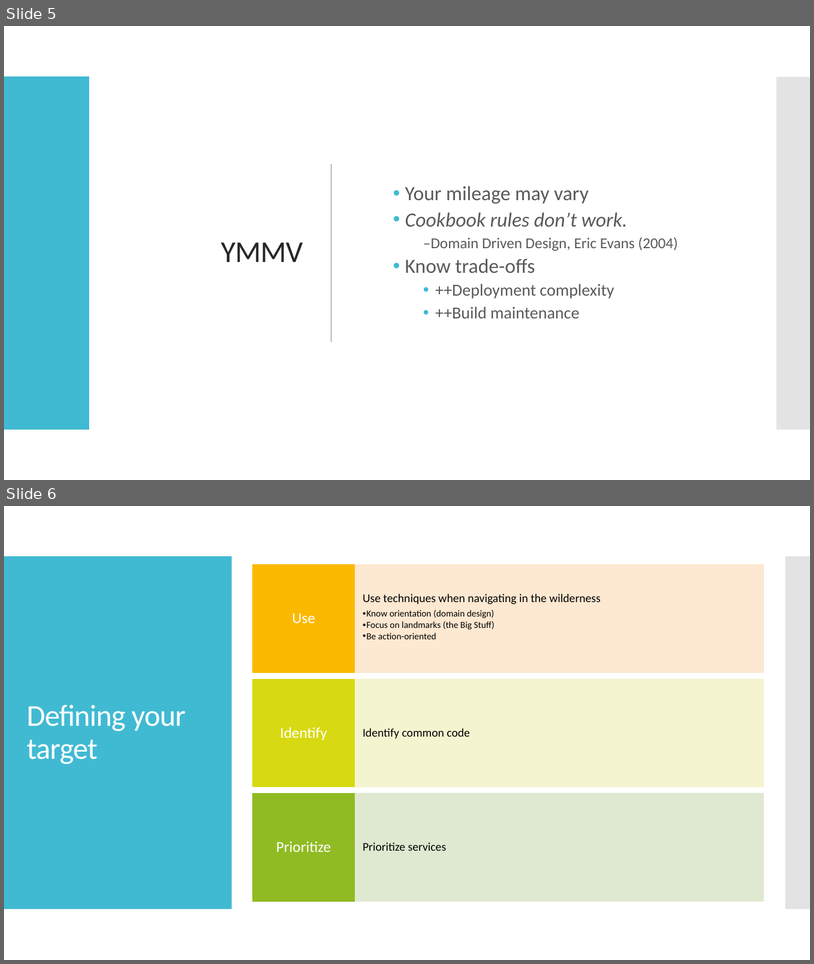
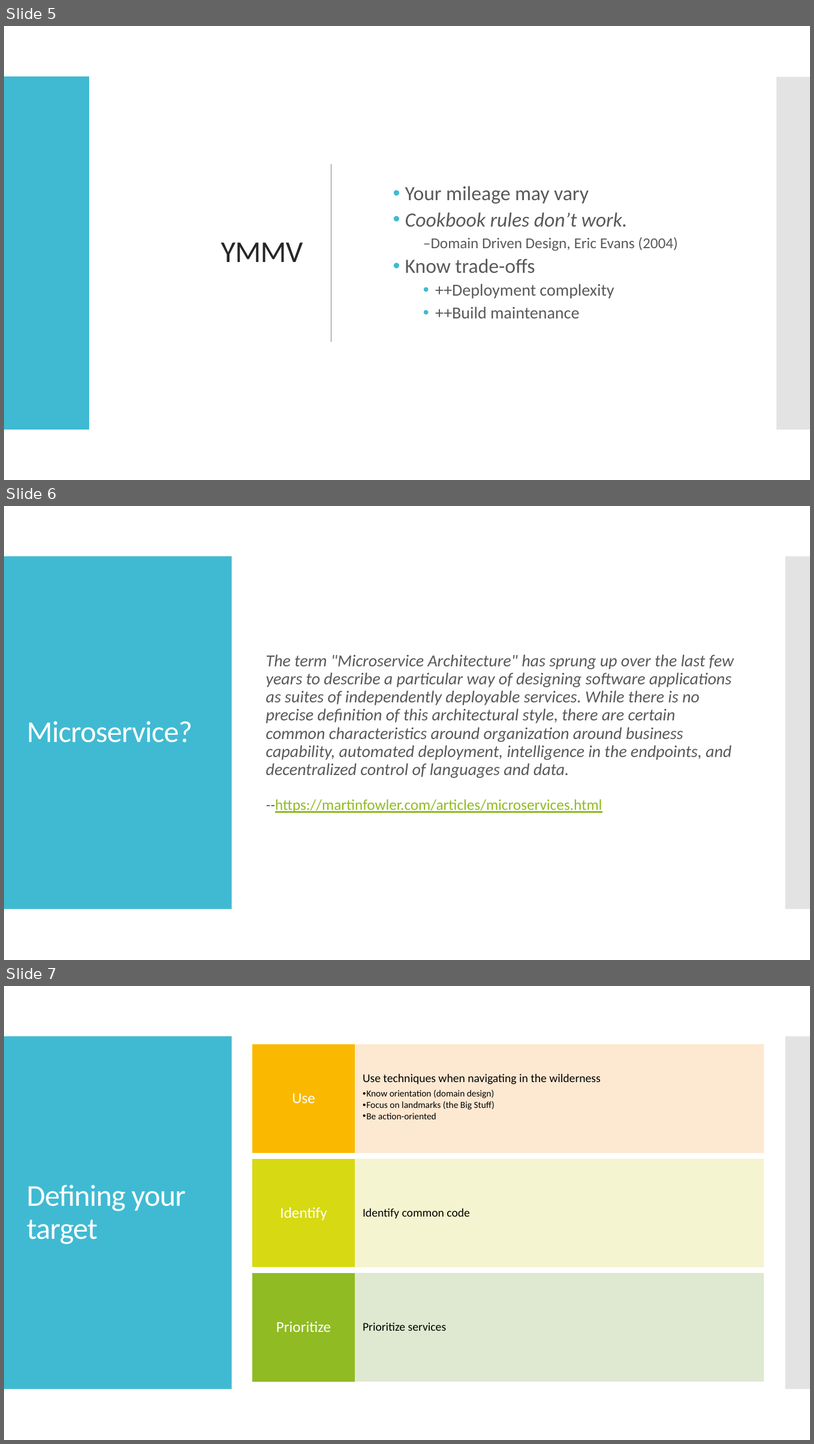
Before and after one commit to nathanagood/tccc2019, a slide deck: on-graceful-decomposition.pptx. Shown one above the other, each under a label of ours: slides 5 and 6 before the commit, slides 5, 6 and 7 after it. The pictures are 814x964 and 814x1444 pixels, drawn with LibreOffice and Linux fonts; fonts in the diff are those of the drawing. Boxes give left, top, right and bottom in pixels: in the first picture for what was removed or moved away, otherwise in the second. Text is boxed around its words. In the diff, an @@ line names an element or a change of style, - is before the commit and + after.

```diff
--- a/on-graceful-decomposition.pptx
+++ b/on-graceful-decomposition.pptx
@@ slide 6 added at [4,506,810,960], background #FFFFFF; not listed: 2 template elements that a slide beside it also shows @@
@@ text added at [266,654,734,813], 20 pt, text #595959, italic @@
+The term "Microservice Architecture" has sprung up over the last few years to describe a particular way of designing software applications as suites of independently deployable services. While there is no precise definition of this architectural style, there are certain common characteristics around organization around business capability, automated deployment, intelligence in the endpoints, and decentralized control of languages and data.
+--https://martinfowler.com/articles/microservices.html
@@ title added at [27,721,192,742], 36 pt, text #FFFFFF @@
+Microservice?
@@ what was slide 6 is now slide 7 @@
```
Also in this commit, not shown: 1 slide changed.
